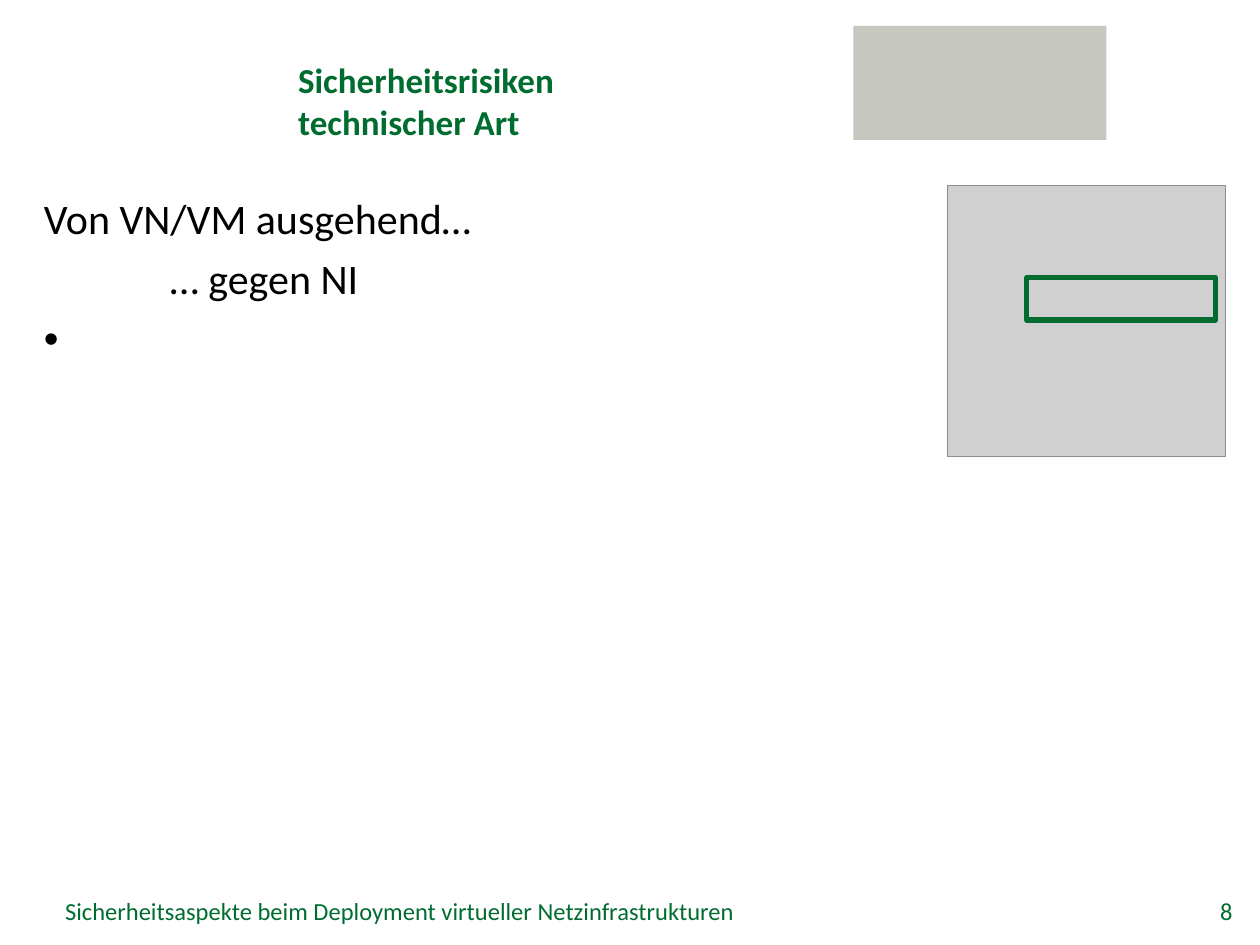
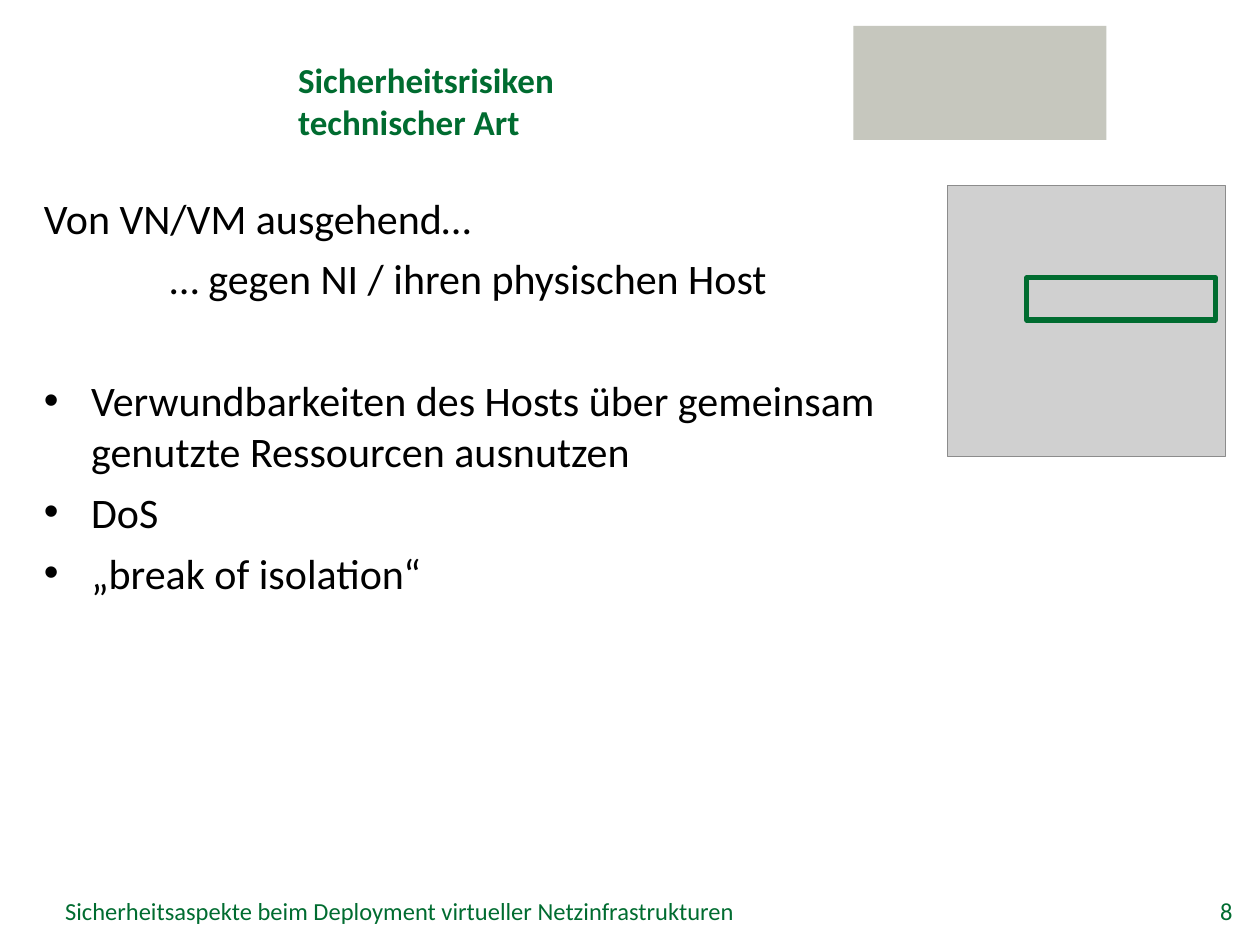
Before and after one commit to GeGroe/timvs, a slide deck: slide 8 of Referat/PowerPoint/TimvS_SVNE.pptx. Drawn at 1260x945 pixels with LibreOffice and Linux fonts; fonts in the diff are those of the drawing; grey boxes stand for pictures; background and template pictures are left out. Boxes give left, top, right and bottom in pixels: in the first picture for what was removed or moved away, otherwise in the second. Text is boxed around its words. In the diff, an @@ line names an element or a change of style, - is before the commit and + after.

```diff
--- a/Referat/PowerPoint/TimvS_SVNE.pptx
+++ b/Referat/PowerPoint/TimvS_SVNE.pptx
@@ text at bbox=[91, 264, 874, 595]: text changed @@
-… gegen NI
+… gegen NI / ihren physischen Host
+• Verwundbarkeiten des Hosts über gemeinsam
+  genutzte Ressourcen ausnutzen
+• DoS
+• „break of isolation“
```
Also in this commit, not shown: 5 other slides changed.
